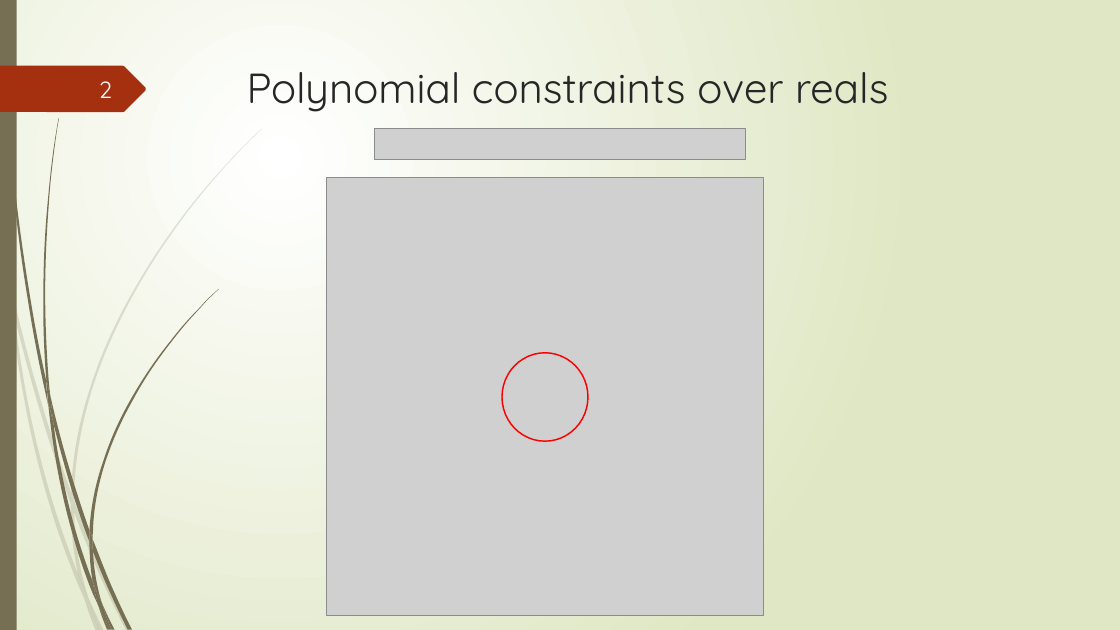
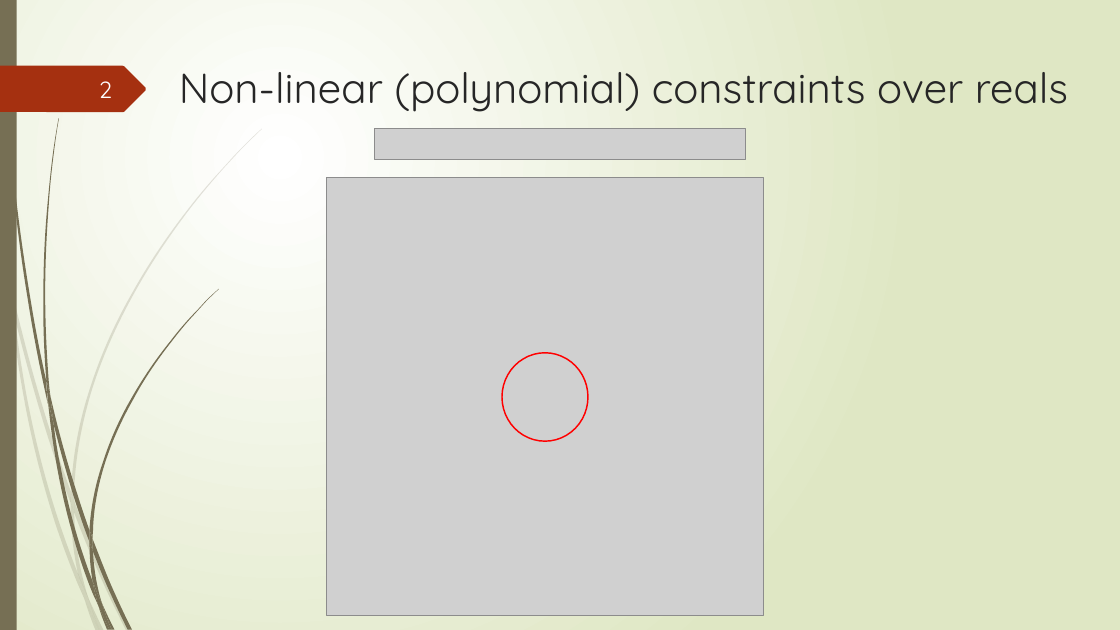
Before and after one commit to tungvx/raSAT, a slide deck: slide 2 of report/midterm.pptx. Drawn at 1120x630 pixels with LibreOffice and Linux fonts; fonts in the diff are those of the drawing; grey boxes stand for pictures. Boxes give left, top, right and bottom in pixels: in the first picture for what was removed or moved away, otherwise in the second. Text is boxed around its words. In the diff, an @@ line names an element or a change of style, - is before the commit and + after.

```diff
--- a/report/midterm.pptx
+++ b/report/midterm.pptx
@@ title at (x1=179, y1=72, x2=1068, y2=112): text changed @@
-Polynomial constraints over reals
+Non-linear (polynomial) constraints over reals
```
Also in this commit, not shown: 15 other slides changed, 4 slides added, 2 slides removed.
